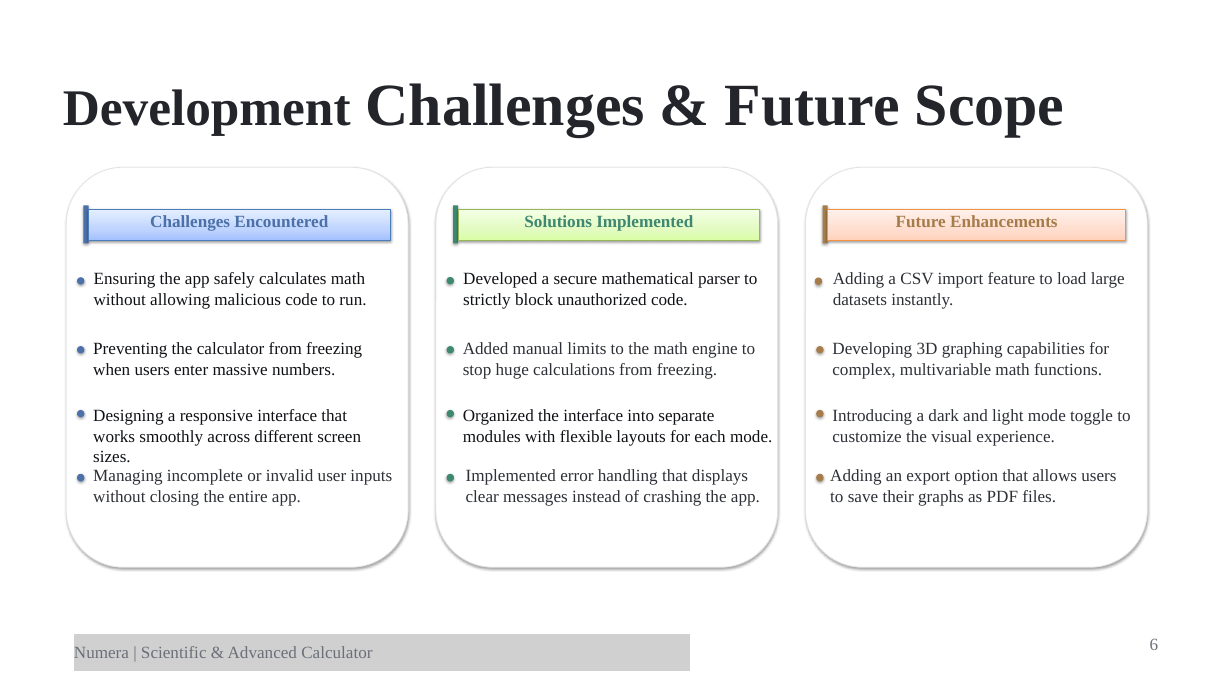
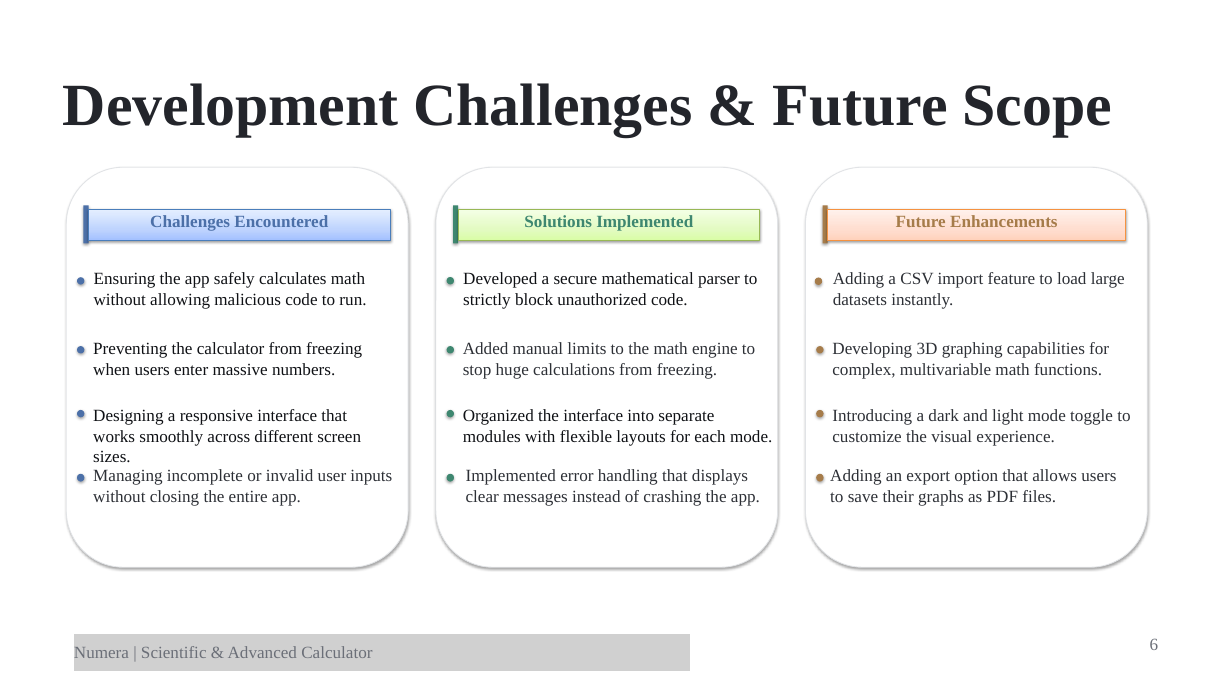
Before and after one commit to Aditi020/Numera, a slide deck: slide 6 of docs/Numera.pptx. Drawn at 1232x693 pixels with LibreOffice and Linux fonts; fonts in the diff are those of the drawing; grey boxes stand for pictures. Boxes give left, top, right and bottom in pixels: in the first picture for what was removed or moved away, otherwise in the second. Text is boxed around its words. In the diff, an @@ line names an element or a change of style, - is before the commit and + after.

Commit message:
Updated Presentation

```diff
--- a/docs/Numera.pptx
+++ b/docs/Numera.pptx
@@ text "Development Challenges & Future Scope" at box(63, 83, 1113, 136): size 60 to 70 pt in "Development" @@
```
Also in this commit, not shown: 1 other file.
